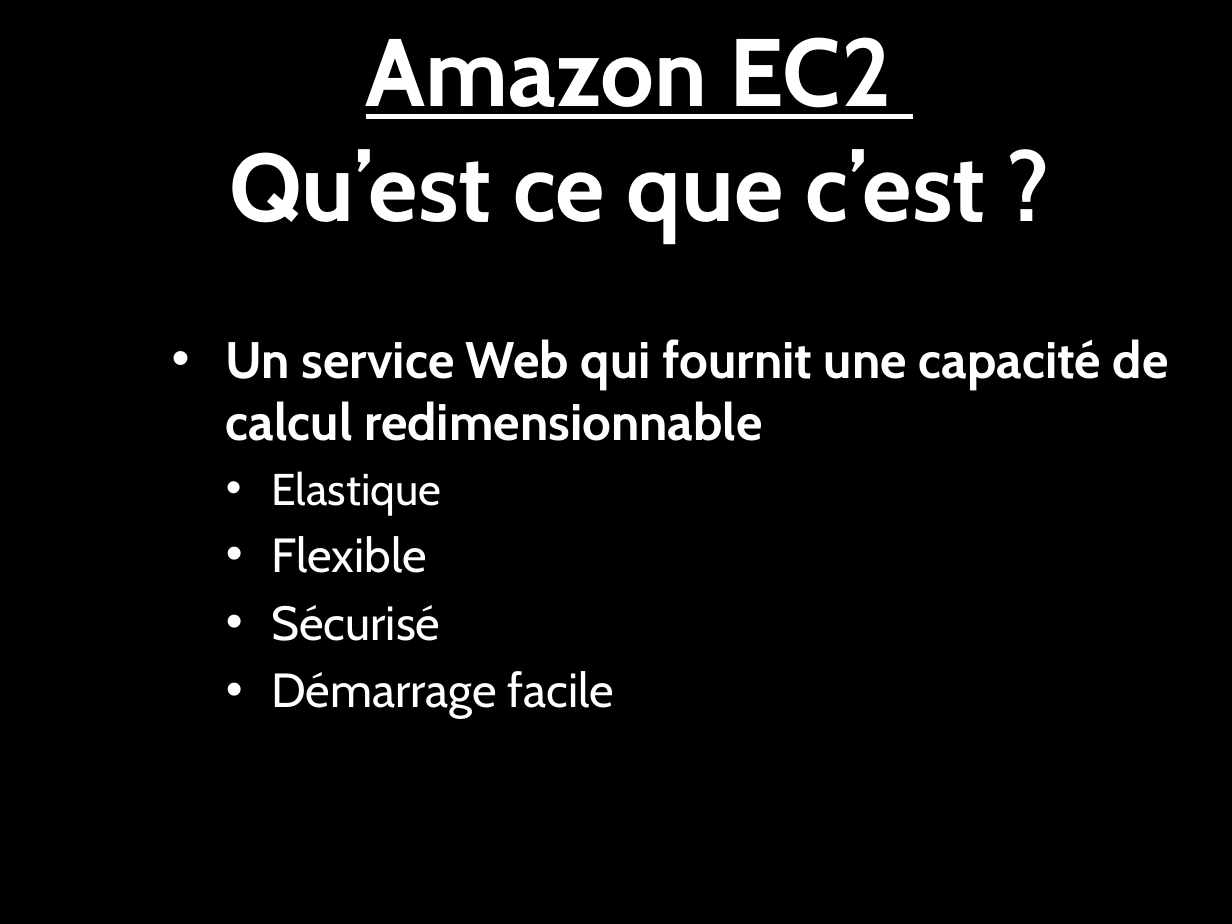
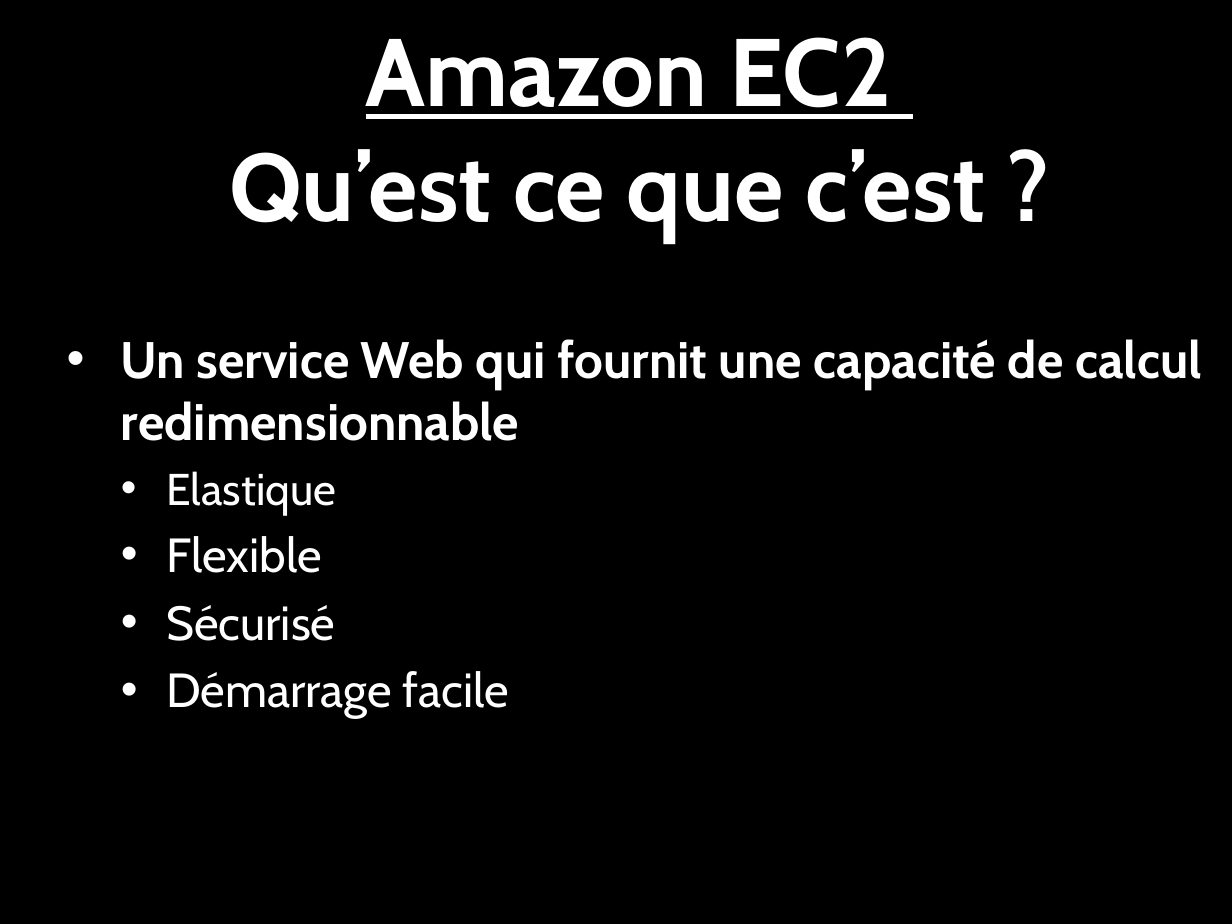
Before and after one commit to romfret/TLC, a slide deck: slide 9 of AWS - Media Hosting.pptx (slide 6 before the commit). Drawn at 1232x924 pixels with LibreOffice and Linux fonts; fonts in the diff are those of the drawing; background and template pictures are left out. Boxes give left, top, right and bottom in pixels: in the first picture for what was removed or moved away, otherwise in the second. Text is boxed around its words. In the diff, an @@ line names an element or a change of style, - is before the commit and + after.

```diff
--- a/AWS - Media Hosting.pptx
+++ b/AWS - Media Hosting.pptx
@@ text "Un service Web qui fournit ..." rewrapped from (226, 339, 1169, 719) to (121, 339, 1202, 719) @@
```
Also in this commit, not shown: 8 other slides changed, 3 slides added.
